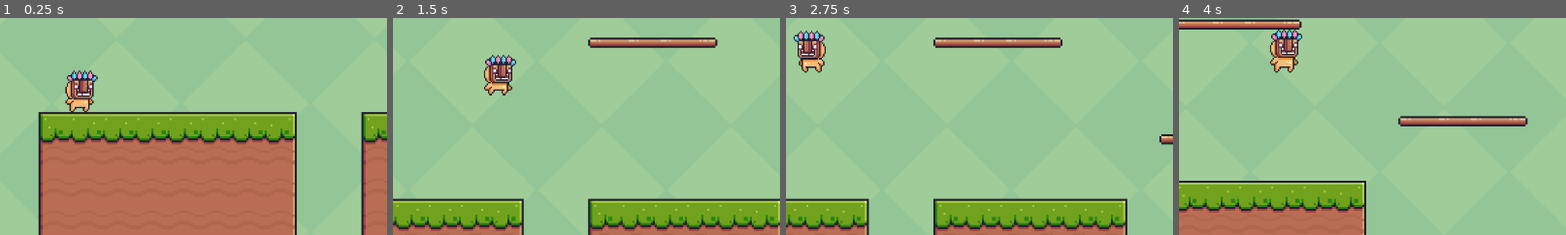
Above: before the commit, frames 1-4 (left to right).
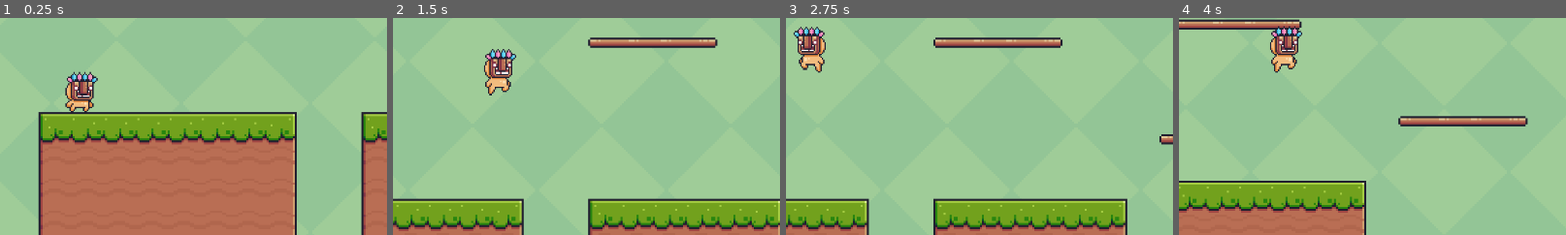
Above: after the commit, the same moments.

Repository: Dawid-Jarczok/NPG_projekt_zaliczeniowy
Game: Godot game, scene res://Scene_1.tscn
Same seed, same stepped clock (60 frames per second), same inputs: the game is played once before the commit and once after it.
Inputs:
- Up to frame 1 (0.25 s): no input
- Up to frame 2 (1.5 s): hold D (move_right) from 0.53 s (still down); tap Space (jump) at 0.6, 0.77, 1.07, 1.35 s
- Up to frame 3 (2.75 s): tap Space (jump) at 1.52, 1.82, 2.1 s; release D (move_right) at 2.03 s; hold A (move_left) from 2.03 s (still down)
- Up to frame 4 (4 s): release A (move_left) at 2.78 s; hold D (move_right) from 2.78 s (still down); tap Space (jump) at 2.85, 3.02, 3.32, 3.6, 3.77 s
The pictures show only the part of the screen within x 41-91%, y 37-86%; the shares and areas given below are measured in that part.

The runs differ from the first frame. In frame 1, 0.7% of the frame differs, in the area x 16-26%, y 24-42%; in frame 2, 1.1%, in the area x 23-32%, y 14-36%; in frame 3, 1.0%; in frame 4, 0.9%.

Commit message:
Corrected player_movement.gd, added animations while jumping and running

Diff:
--- a/gra_projektNPG/Scene_1.tscn
+++ b/gra_projektNPG/Scene_1.tscn
@@ -1,10 +1,13 @@
-[gd_scene load_steps=21 format=3 uid="uid://cta5khhkikftn"]
+[gd_scene load_steps=42 format=3 uid="uid://cta5khhkikftn"]
 
 [ext_resource type="Texture2D" uid="uid://k8y5rpqtbru5" path="res://Background/Green.png" id="1_4kmdb"]
 [ext_resource type="Texture2D" uid="uid://bn1ov4eydlbul" path="res://Terrain (16x16).png" id="2_mv8or"]
 [ext_resource type="Texture2D" uid="uid://o8a2g6ahh7k8" path="res://Background/Brown.png" id="2_sxmmx"]
 [ext_resource type="Script" path="res://scripts/player_movement.gd" id="3_3jpsd"]
 [ext_resource type="Texture2D" uid="uid://dj511m2v60foe" path="res://Idle (32x32).png" id="5_y3yg6"]
+[ext_resource type="Texture2D" uid="uid://bbcud1rmbe3et" path="res://Jump with dust_1.png" id="6_1h211"]
+[ext_resource type="Texture2D" uid="uid://dtqixuc6yyi4v" path="res://Jump (32x32).png" id="6_w0es2"]
+[ext_resource type="Texture2D" uid="uid://b6pow8vprwr3d" path="res://Run (32x32).png" id="7_enkud"]
 
 [sub_resource type="TileSetAtlasSource" id="TileSetAtlasSource_qov1h"]
 texture = ExtResource("2_mv8or")
@@ -910,6 +913,78 @@
 atlas = ExtResource("5_y3yg6")
 region = Rect2(320, 0, 32, 32)
 
+[sub_resource type="AtlasTexture" id="AtlasTexture_k5xl1"]
+atlas = ExtResource("6_1h211")
+region = Rect2(0, 0, 32, 32)
+
+[sub_resource type="AtlasTexture" id="AtlasTexture_rfaoh"]
+atlas = ExtResource("6_1h211")
+region = Rect2(32, 0, 32, 32)
+
+[sub_resource type="AtlasTexture" id="AtlasTexture_jbfm1"]
+atlas = ExtResource("6_1h211")
+region = Rect2(64, 0, 32, 32)
+
+[sub_resource type="AtlasTexture" id="AtlasTexture_52x2a"]
+atlas = ExtResource("6_1h211")
+region = Rect2(96, 0, 32, 32)
+
+[sub_resource type="AtlasTexture" id="AtlasTexture_44xcx"]
+atlas = ExtResource("6_1h211")
+region = Rect2(128, 0, 32, 32)
+
+[sub_resource type="AtlasTexture" id="AtlasTexture_6huke"]
+atlas = ExtResource("6_w0es2")
+region = Rect2(0, 0, 32, 32)
+
+[sub_resource type="AtlasTexture" id="AtlasTexture_1dynv"]
+atlas = ExtResource("7_enkud")
+region = Rect2(0, 0, 32, 32)
+
+[sub_resource type="AtlasTexture" id="AtlasTexture_4wofl"]
+atlas = ExtResource("7_enkud")
+region = Rect2(32, 0, 32, 32)
+
+[sub_resource type="AtlasTexture" id="AtlasTexture_e3gbp"]
+atlas = ExtResource("7_enkud")
+region = Rect2(64, 0, 32, 32)
+
+[sub_resource type="AtlasTexture" id="AtlasTexture_5ooup"]
+atlas = ExtResource("7_enkud")
+region = Rect2(96, 0, 32, 32)
+
+[sub_resource type="AtlasTexture" id="AtlasTexture_cdfa0"]
+atlas = ExtResource("7_enkud")
+region = Rect2(128, 0, 32, 32)
+
+[sub_resource type="AtlasTexture" id="AtlasTexture_2krqu"]
+atlas = ExtResource("7_enkud")
+region = Rect2(160, 0, 32, 32)
+
+[sub_resource type="AtlasTexture" id="AtlasTexture_druel"]
+atlas = ExtResource("7_enkud")
+region = Rect2(192, 0, 32, 32)
+
+[sub_resource type="AtlasTexture" id="AtlasTexture_gb52u"]
+atlas = ExtResource("7_enkud")
+region = Rect2(224, 0, 32, 32)
+
+[sub_resource type="AtlasTexture" id="AtlasTexture_cy2gq"]
+atlas = ExtResource("7_enkud")
+region = Rect2(256, 0, 32, 32)
+
+[sub_resource type="AtlasTexture" id="AtlasTexture_taoqh"]
+atlas = ExtResource("7_enkud")
+region = Rect2(288, 0, 32, 32)
+
+[sub_resource type="AtlasTexture" id="AtlasTexture_p8b54"]
+atlas = ExtResource("7_enkud")
+region = Rect2(320, 0, 32, 32)
+
+[sub_resource type="AtlasTexture" id="AtlasTexture_jbsoh"]
+atlas = ExtResource("7_enkud")
+region = Rect2(352, 0, 32, 32)
+
 [sub_resource type="SpriteFrames" id="SpriteFrames_uov07"]
 animations = [{
 "frames": [{
@@ -948,6 +1023,75 @@
 }],
 "loop": true,
 "name": &"default",
+"speed": 20.0
+}, {
+"frames": [{
+"duration": 1.0,
+"texture": SubResource("AtlasTexture_k5xl1")
+}, {
+"duration": 1.0,
+"texture": SubResource("AtlasTexture_rfaoh")
+}, {
+"duration": 1.0,
+"texture": SubResource("AtlasTexture_jbfm1")
+}, {
+"duration": 1.0,
+"texture": SubResource("AtlasTexture_52x2a")
+}, {
+"duration": 1.0,
+"texture": SubResource("AtlasTexture_44xcx")
+}],
+"loop": true,
+"name": &"dust_after_landing",
+"speed": 20.0
+}, {
+"frames": [{
+"duration": 1.0,
+"texture": SubResource("AtlasTexture_6huke")
+}],
+"loop": true,
+"name": &"jump",
+"speed": 10.0
+}, {
+"frames": [{
+"duration": 1.0,
+"texture": SubResource("AtlasTexture_1dynv")
+}, {
+"duration": 1.0,
+"texture": SubResource("AtlasTexture_4wofl")
+}, {
+"duration": 1.0,
+"texture": SubResource("AtlasTexture_e3gbp")
+}, {
+"duration": 1.0,
+"texture": SubResource("AtlasTexture_5ooup")
+}, {
+"duration": 1.0,
+"texture": SubResource("AtlasTexture_cdfa0")
+}, {
+"duration": 1.0,
+"texture": SubResource("AtlasTexture_2krqu")
+}, {
+"duration": 1.0,
+"texture": SubResource("AtlasTexture_druel")
+}, {
+"duration": 1.0,
+"texture": SubResource("AtlasTexture_gb52u")
+}, {
+"duration": 1.0,
+"texture": SubResource("AtlasTexture_cy2gq")
+}, {
+"duration": 1.0,
+"texture": SubResource("AtlasTexture_taoqh")
+}, {
+"duration": 1.0,
+"texture": SubResource("AtlasTexture_p8b54")
+}, {
+"duration": 1.0,
+"texture": SubResource("AtlasTexture_jbsoh")
+}],
+"loop": true,
+"name": &"run",
 "speed": 20.0
 }]
 
@@ -1000,8 +1144,6 @@
 scale = Vector2(2, 2.132)
 sprite_frames = SubResource("SpriteFrames_uov07")
 autoplay = "default"
-frame = 4
-frame_progress = 0.00673832
 
 [node name="Camera2D" type="Camera2D" parent="player_test/CharacterBody2D"]
 position = Vector2(43, 475)
--- a/gra_projektNPG/scripts/player_movement.gd
+++ b/gra_projektNPG/scripts/player_movement.gd
@@ -3,6 +3,9 @@
 
 const SPEED = 300.0
 const JUMP_VELOCITY = -600.0
+enum State  {default, run, jump}
+var current_state
+var state_before
 
 # Get the gravity from the project settings to be synced with RigidBody nodes.
 var gravity = ProjectSettings.get_setting("physics/2d/default_gravity")
@@ -10,28 +13,51 @@
 @onready var sprite = $Sprite2D
 
 func _physics_process(delta):
+	player_jump(delta)
+	player_default(delta)
+	player_run(delta)
+	player_in_air(delta)
+	move_and_slide()
+	player_animations()
 	# Add the gravity.
 	if not is_on_floor():
 		velocity.y += gravity * delta
 
-	# Handle jump.
+func _ready():
+	# Ustawienie nowej pozycji postaci
+	position = Vector2(20, 20) # zamiast x i y wpisz odpowiednie wartości współrzędnych
+	current_state = State.default
+
+func player_default(delta):
+	if is_on_floor():
+		current_state = State.default
+
+func player_jump(delta):
 	if Input.is_action_just_pressed("jump") and is_on_floor():
 		velocity.y = JUMP_VELOCITY
 
-	# Get the input direction and handle the movement/deceleration.
-	# As good practice, you should replace UI actions with custom gameplay actions.
+func player_in_air(delta):
+	if not is_on_floor():
+		current_state = State.jump
+		state_before = State.jump
+
+func player_run(delta):
 	var direction = Input.get_axis("move_left", "move_right")
 	if direction:
 		velocity.x = direction * SPEED
 	else:
 		velocity.x = move_toward(velocity.x, 0, SPEED)
-
 	if direction < 0:
+		current_state = State.run
 		sprite.flip_h = true
 	elif direction > 0:
+		current_state = State.run
 		sprite.flip_h = false
-	move_and_slide()
 
-func _ready():
-	# Ustawienie nowej pozycji postaci
-	position = Vector2(20, 20) # zamiast x i y wpisz odpowiednie wartości współrzędnych
+func player_animations():
+	if current_state == State.default:
+		sprite.play("default")
+	elif current_state == State.jump:
+		sprite.play("jump")
+	elif current_state == State.run and is_on_floor():
+		sprite.play("run")
Binary file added: gra_projektNPG/Jump (32x32).png
Not shown, added: gra_projektNPG/Jump (32x32).png.import
Binary file added: gra_projektNPG/Jump with dust_1.png
Not shown, added: gra_projektNPG/Jump with dust_1.png.import
Binary file added: gra_projektNPG/Run (32x32).png
Not shown, added: gra_projektNPG/Run (32x32).png.import
